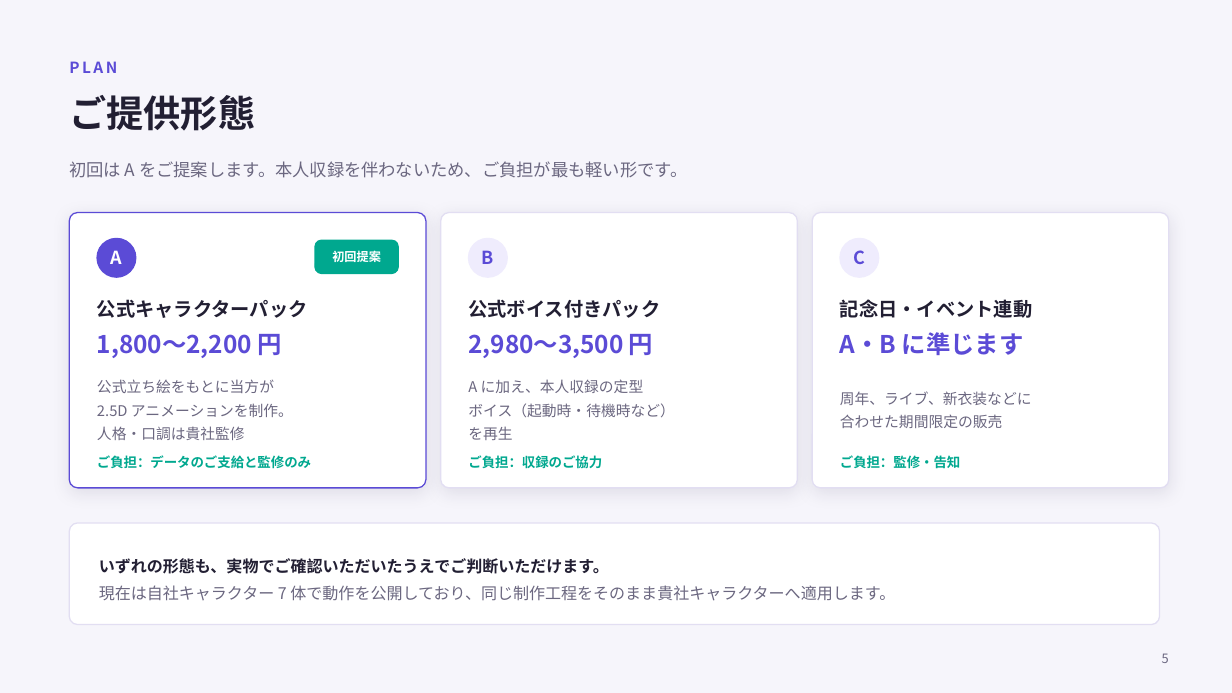
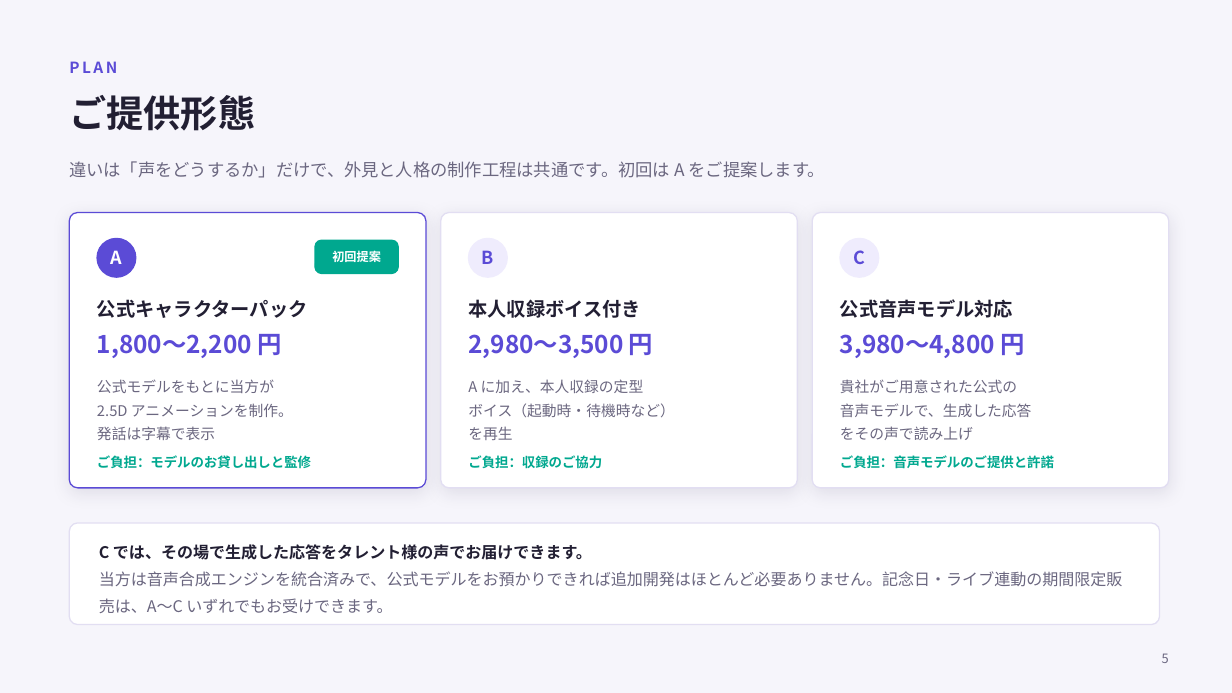
Before and after one commit to benybeny777/PicoAgent, a slide deck: slide 5 of docs/IP-PROPOSAL-VTUBER.pptx. Drawn at 1232x693 pixels with LibreOffice and Linux fonts; fonts in the diff are those of the drawing. Boxes give left, top, right and bottom in pixels: in the first picture for what was removed or moved away, otherwise in the second. Text is boxed around its words. In the diff, an @@ line names an element or a change of style, - is before the commit and + after.

```diff
--- a/docs/IP-PROPOSAL-VTUBER.pptx
+++ b/docs/IP-PROPOSAL-VTUBER.pptx
@@ text at (69,161,825,178): text changed @@
-初回は A をご提案します。本人収録を伴わないため、ご負担が最も軽い形です。
+違いは「声をどうするか」だけで、外見と人格の制作工程は共通です。初回は A をご提案します。
@@ text at (468,299,641,318): text changed @@
-公式ボイス付きパック
+本人収録ボイス付き
@@ text at (840,299,1013,318): text changed @@
-記念日・イベント連動
+公式音声モデル対応
@@ text at (840,334,1024,358): text changed @@
-A・B に準じます
+3,980〜4,800 円
@@ text at (97,379,274,393): text changed @@
-公式立ち絵をもとに当方が
+公式モデルをもとに当方が
@@ text at (840,379,1032,440): text changed @@
-周年、ライブ、新衣装などに
-合わせた期間限定の販売
+貴社がご用意された公式の
+音声モデルで、生成した応答
+をその声で読み上げ
@@ text at (97,426,215,440): text changed @@
-人格・口調は貴社監修
+発話は字幕で表示
@@ text at (97,455,311,469): text changed @@
-ご負担：データのご支給と監修のみ
+ご負担：モデルのお貸し出しと監修
@@ text at (840,455,1054,469): text changed @@
-ご負担：監修・告知
+ご負担：音声モデルのご提供と許諾
@@ text at (99,544,1123,613): text changed @@
-いずれの形態も、実物でご確認いただいたうえでご判断いただけます。
-現在は自社キャラクター 7 体で動作を公開しており、同じ制作工程をそのまま貴社キャラクターへ適用します。
+C では、その場で生成した応答をタレント様の声でお届けできます。
+当方は音声合成エンジンを統合済みで、公式モデルをお預かりできれば追加開発はほとんど必要ありません。記念日・ライブ連動の期間限定販売は、A〜C いずれでもお受けできます。
```
Also in this commit, not shown: 4 other slides changed, 3 other files.
